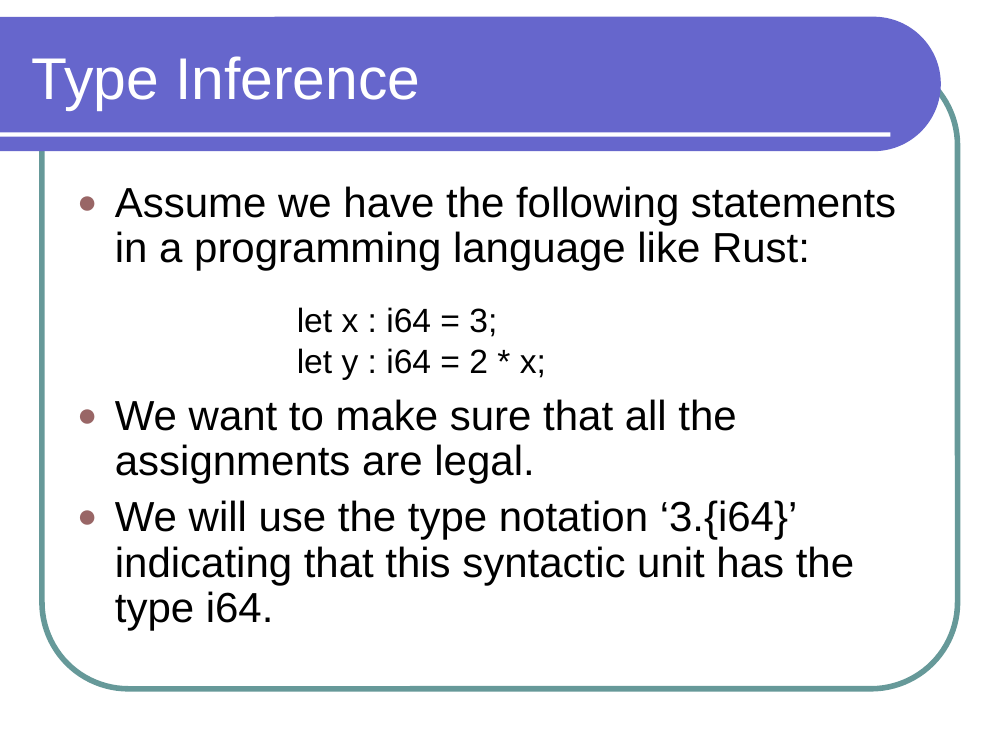
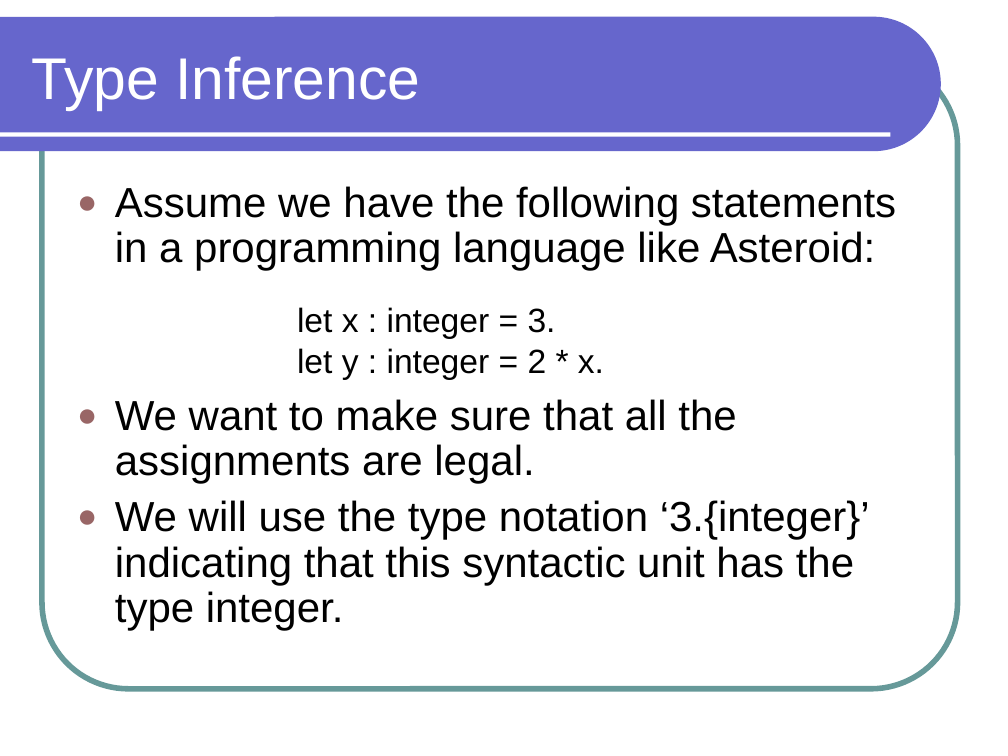
Before and after one commit to lutzhamel/CSC301, a slide deck: slide 13 of notes/csc301-ln003.ppt (slide 16 before the commit). Drawn at 1008x756 pixels with LibreOffice and Linux fonts; fonts in the diff are those of the drawing. Boxes give left, top, right and bottom in pixels: in the first picture for what was removed or moved away, otherwise in the second. Text is boxed around its words. In the diff, an @@ line names an element or a change of style, - is before the commit and + after.

Commit message:
moving to asteroid

```diff
--- a/notes/csc301-ln003.ppt
+++ b/notes/csc301-ln003.ppt
@@ text at (115, 186, 896, 271): text changed @@
-● Assume we have the following statements in a programming language like Rust:
+● Assume we have the following statements in a programming language like Asteroid:
@@ text at (297, 307, 604, 380): text changed @@
-let x : i64 = 3;
-let y : i64 = 2 * x;
+let x : integer = 3.
+let y : integer = 2 * x.
@@ text at (115, 500, 870, 631): text changed @@
-● We will use the type notation ‘3.{i64}’ indicating that this syntactic unit has the type i64.
+● We will use the type notation ‘3.{integer}’ indicating that this syntactic unit has the type integer.
```
Also in this commit, not shown: 11 other slides changed, 3 slides added, 6 slides removed, 5 other files.
